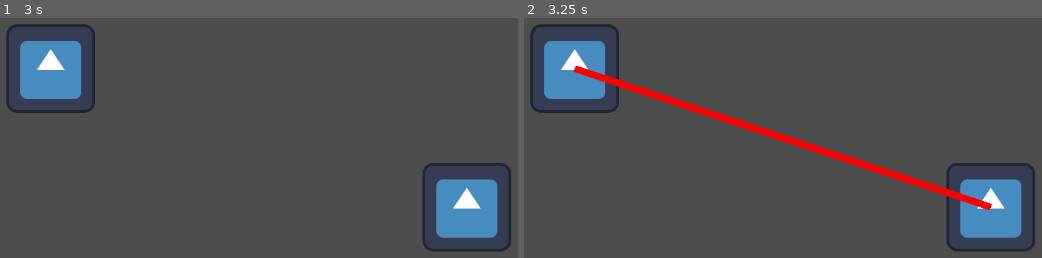
Above: before the commit, frames 1-2 (left to right).
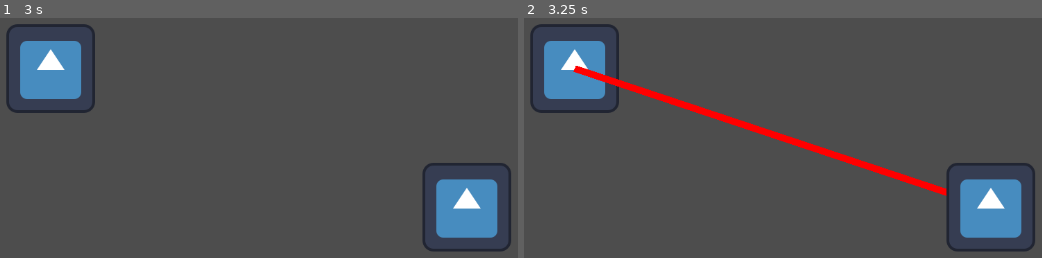
Above: after the commit, the same moments.

Repository: Shykaro/SimulatedAI
Game: Godot game, scene res://Scenes/npc visualization.tscn
The game is run twice, just before and just after one commit, with the same random seed, the same clock (stepped at 60 frames per second) and the same inputs. The engine's default icon, where the game draws it, is replaced by a stand-in: a white triangle on a blue panel in a dark square.
Inputs:
- Up to frame 1 (3 s): tap Enter at 0.5, 2 s; tap Space at 1.25, 2.75 s
- Up to frame 2 (3.25 s): no input

Frame 1 is identical in both runs. In frame 2, 0.3% of the frame differs, in the area x 81-91%, y 71-80%.
Error before the commit: Trying to assign value of type 'Nil' to a variable of type 'Dictionary'. (res://Scripts/RequestHandler.gd:20)
Error after the commit: Trying to assign value of type 'Nil' to a variable of type 'Dictionary'. (res://Scripts/RequestHandler.gd:21)

Commit message:
Attempted Conversation, got nothing
Sending the strings to the other llm gives nothing in return. Some bug

Diff:
--- a/GodotProject/Scripts/Mind.gd
+++ b/GodotProject/Scripts/Mind.gd
@@ -4,6 +4,7 @@
 var mind_name : String = ""
 var conversations:Array[Array]
 var overall_summary : String
+var associated_llm: String
 
 func _init(name):
 	self.mind_name = name
--- a/GodotProject/Scripts/NPC.gd
+++ b/GodotProject/Scripts/NPC.gd
@@ -9,6 +9,7 @@
 var communication_line: Line2D = Line2D.new()
 var timer = Timer.new()
 var conversation_partner: NPC
+var request_handler: RequestHandler
 #var timeout_interval: int = 10
 # Called when the node enters the scene tree for the first time.
 func start():
@@ -48,14 +49,19 @@
 	timer.stop()
 	communication_line.add_point(Vector2.ZERO)
 	communication_line.add_point(_npc.position-self.position)
-	print(self.name+" is talking to "+_npc.name)
-	var request_handler: RequestHandler = RequestHandler.new()
+	#print(self.name+" is talking to "+_npc.name)
+	request_handler = RequestHandler.new()
 	self.add_child(request_handler)
 	request_handler.request_processed.connect(_on_reply_received) #to be placed into "the other" npc
-	request_handler.chat("Hello, I am "+name)
+	var init_message = "You meet "+_npc.name+". You are "+name+". What do you say? One sentence"
+	print(init_message)
+	request_handler.chat(init_message, associated_llm) #to LLM 1
 
 func _on_reply_received(json: Dictionary):
-	pass
+	var reply_string: String = json["message"]["content"]
+	var model_used: String = json["model"]
+	print(model_used+": "+reply_string)
+	request_handler.chat(reply_string, conversation_partner.associated_llm) #to LLM 2
 
 func _on_conversation_over(json: Dictionary):
 	conversation_partner.is_talking = false
--- a/GodotProject/Scripts/NPCManager.gd
+++ b/GodotProject/Scripts/NPCManager.gd
@@ -23,8 +23,8 @@
 func _ready():
 	print("DEBUG: instantiating NPCs...")
 	npc_scene = load("res://Scenes/npc.tscn")
-	create_npc("Elong Ma", "phi",10, Vector2(200,200))
+	create_npc("Elong Ma", "phi",3, Vector2(200,200))
 	#create_npc("Jeff", "phi", 6,  Vector2(800,200))
 	#create_npc("Lara", "phi", 8,  Vector2(200,400))
-	create_npc("Marie", "phi", 3,  Vector2(800,400))
+	create_npc("Marie", "starling-lm", 5,  Vector2(800,400))
 	print(npc_list)
--- a/GodotProject/Scripts/RequestHandler.gd
+++ b/GodotProject/Scripts/RequestHandler.gd
@@ -14,19 +14,22 @@
 #var body:String = JSON.stringify({"model": model, "messages": messages})
 func _ready():
 	self.request_completed.connect(_on_request_completed)
+	pass
 
 func _on_request_completed(result: int, response_code: int, headers, body):
 	print("request completed with response code "+str(response_code)+" and result "+str(result))
 	var json: Dictionary = JSON.parse_string(body.get_string_from_utf8())
 	if(json!=null):
-		print(json)
+		#print(json)
 		messages.append(json["message"])
-		print(messages)
+		#print(messages)
 		request_processed.emit(json)
 	else:
 		print("JSON was empty!")
 
-func chat(message: String):
+func chat(message: String, _model: String):
 	#print("Chat sent!")
+	if(_model==null): _model = model
 	messages.append({"role": "user", "content": message})
-	self.request("http://localhost:11434/api/chat", [], HTTPClient.METHOD_POST, JSON.stringify({"model": model, "messages": messages, "stream": false}))
+	self.request("http://localhost:11434/api/chat", [], HTTPClient.METHOD_POST, JSON.stringify({"model": _model, "messages": messages,})) #"options": {"num_predict": 30}}))
+#num_predict: max number of tokens: 30 is equivalent to 1-2 sentences
